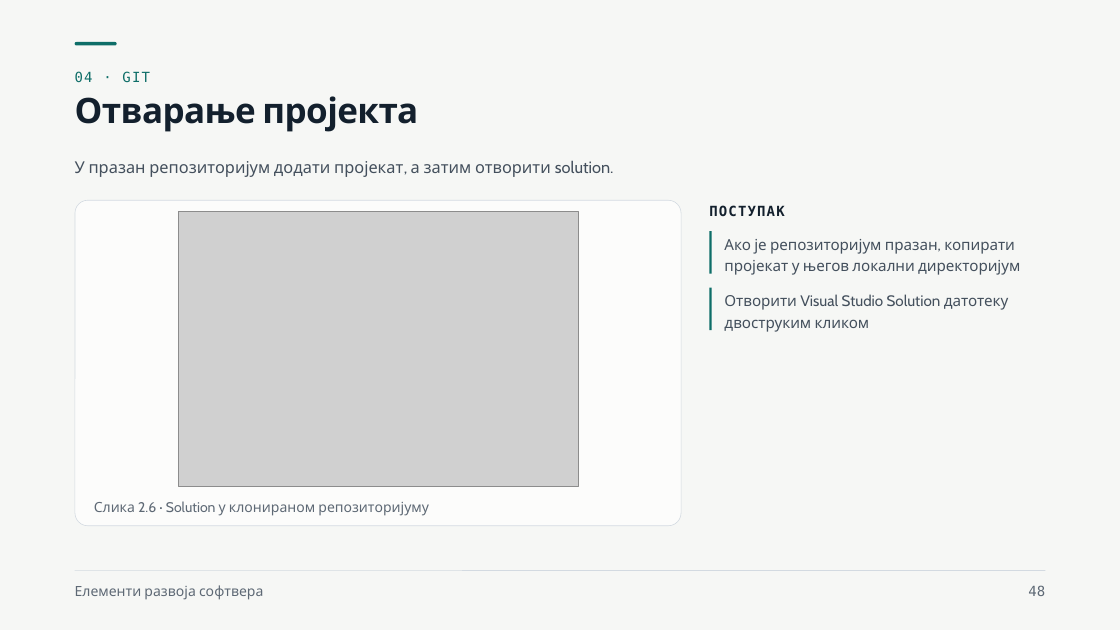
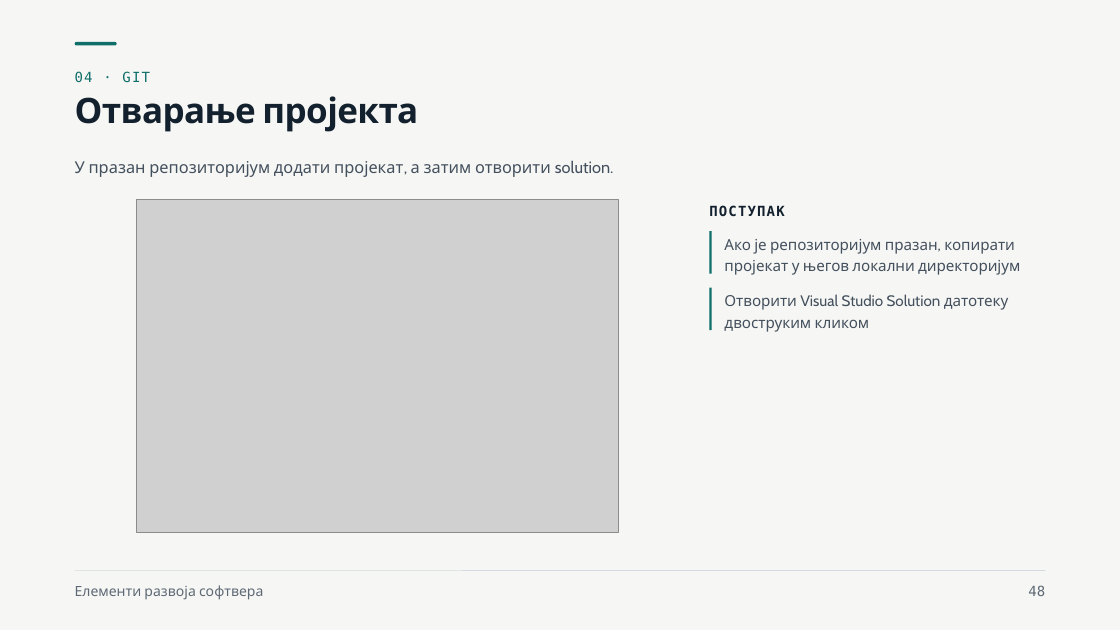
Before and after one commit to owlCoder/ftn-nastavni-materijali, a slide deck: slide 48 of Elementi razvoja softvera (ERS)/Nastavni materijali/01 Zahtevi, backlog i Git/Zahtevi, backlog i Git.pptx. Drawn at 1120x630 pixels with LibreOffice and Linux fonts; fonts in the diff are those of the drawing; grey boxes stand for pictures. Boxes give left, top, right and bottom in pixels: in the first picture for what was removed or moved away, otherwise in the second. Text is boxed around its words. In the diff, an @@ line names an element or a change of style, - is before the commit and + after.

```diff
--- a/Elementi razvoja softvera (ERS)/Nastavni materijali/01 Zahtevi, backlog i Git/Zahtevi, backlog i Git.pptx
+++ b/Elementi razvoja softvera (ERS)/Nastavni materijali/01 Zahtevi, backlog i Git/Zahtevi, backlog i Git.pptx
@@ rounded rectangle removed at (x1=75, y1=200, x2=681, y2=526) @@
@@ picture resized from (x1=179, y1=212, x2=578, y2=487) to (x1=137, y1=200, x2=619, y2=533) @@
@@ text removed at (x1=94, y1=501, x2=429, y2=516) @@
-Слика 2.6 · Solution у клонираном репозиторијуму
```
Also in this commit, not shown: 9 other slides changed, 1 other file.
